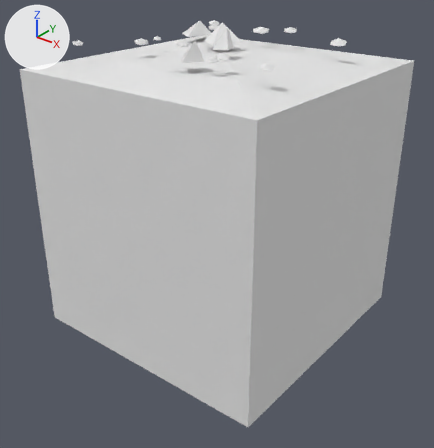
What one commit did to the FBX model Assets/Tiles/Rock/Scree Tile 4.fbx.
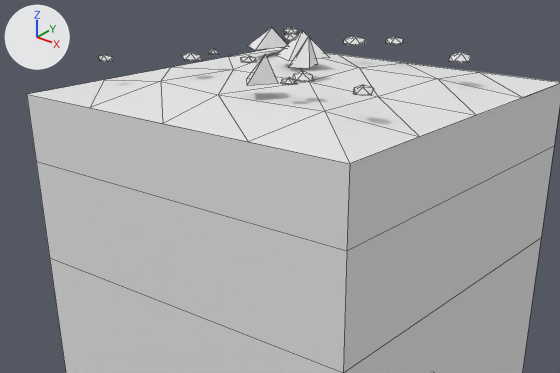
Old and new are each drawn whole from a 50 mm camera at (2.69, -3.43, 1.9) aimed at (0.05, -0.14, -0.14) and again close up on the part from 0% to 95% of the width and 0% to 61% of the height. The axes (+X, +Y, +Z) are drawn at upper left. The lights are the same throughout. The older version's two pictures come first. The close-ups show mesh edges as thin lines. Where no turn or scale is listed for an object, it has been applied to the vertices. Vertices at exactly the same position are counted once.

In view in the first close-up: 'Scree Tile 4'.
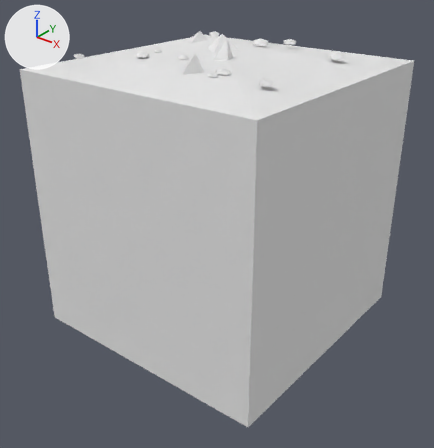
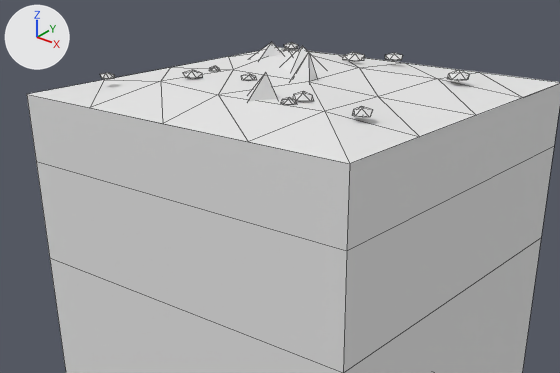
The change, as a diff of the scene's bpy script:
```diff
--- a/Assets/Tiles/Rock/Scree Tile 4.fbx.py
+++ b/Assets/Tiles/Rock/Scree Tile 4.fbx.py
@@ me_scree_tile_4 @@
 # used by ob_scree_tile_4; location = (0.0, 0.0, 0.0)
 # verts and faces of me_scree_tile_4; kept vertices keep their numbers, new ones are numbered from 201
-me_scree_tile_4.from_pydata(...)  # 201 vertices, 301 faces; spans x -1.0..1.0, y -1.0..1.0, z -1.0..1.32
+me_scree_tile_4.from_pydata(...)  # 201 vertices, 305 faces; spans x -1.0..1.0, y -1.0..1.0, z -1.0..1.24
+# me_scree_tile_4 part 1: the loose piece of 12 vertices spanning x -0.17..-0.04, y 0.55..0.67, z 1.19..1.23 is moved by (0.0, 0.0, -0.09)
+# me_scree_tile_4 part 2: the loose piece of 12 vertices spanning x 0.29..0.39, y -0.48..-0.39, z 1.19..1.23 is moved by (0.0, 0.0, -0.09)
+# me_scree_tile_4 part 3: the loose piece of 12 vertices spanning x 0.58..0.71, y 0.4..0.53, z 1.19..1.24 is moved by (0.0, 0.0, -0.09)
+# me_scree_tile_4 part 4: the loose piece of 12 vertices spanning x -0.85..-0.76, y -0.67..-0.6, z 1.19..1.22 is moved by (0.0, 0.0, -0.09)
+# me_scree_tile_4 part 5: the loose piece of 12 vertices spanning x -0.57..-0.49, y -0.14..-0.08, z 1.19..1.21 is moved by (0.0, 0.0, -0.09)
+# me_scree_tile_4 part 6: the loose piece of 12 vertices spanning x -0.57..-0.46, y 0.48..0.57, z 1.19..1.23 is moved by (0.0, 0.0, -0.09)
+# me_scree_tile_4 part 7: the loose piece of 12 vertices spanning x -0.51..-0.42, y -0.4..-0.29, z 1.19..1.23 is moved by (0.0, 0.0, -0.09)
+# me_scree_tile_4 part 8: the loose piece of 12 vertices spanning x -0.23..-0.15, y -0.26..-0.17, z 1.19..1.22 is moved by (0.0, 0.0, -0.09)
+# me_scree_tile_4 part 9: the loose piece of 12 vertices spanning x 0.0..0.12, y 0.73..0.82, z 1.19..1.23 is moved by (0.0, 0.0, -0.09)
+# me_scree_tile_4 part 10: the loose piece of 12 vertices spanning x 0.67..0.77, y -0.57..-0.46, z 1.19..1.23 is moved by (0.0, 0.0, -0.09)
+# me_scree_tile_4 part 11: the loose piece of 12 vertices spanning x -0.74..-0.63, y 0.7..0.78, z 1.19..1.23 is moved by (0.0, 0.0, -0.09)
+# me_scree_tile_4 part 12: the loose piece of 12 vertices spanning x 0.29..0.36, y -0.56..-0.49, z 1.19..1.21 is moved by (0.0, 0.0, -0.09)
+# me_scree_tile_4 part 13: the loose piece of 5 vertices spanning x -0.31..-0.02, y 0.05..0.32, z 1.17..1.3 is rebuilt with 5 vertices and now spans x -0.31..-0.02, y 0.05..0.32, z 1.09..1.22
+# me_scree_tile_4 part 14: the loose piece of 5 vertices spanning x -0.07..0.09, y -0.11..0.05, z 1.17..1.32 is rebuilt with 5 vertices and now spans x -0.07..0.09, y -0.11..0.05, z 1.09..1.24
+# me_scree_tile_4 part 15: the loose piece of 5 vertices spanning x 0.03..0.22, y -0.6..-0.38, z 1.17..1.3 is deleted
+# me_scree_tile_4 part 16: the loose piece of 5 vertices spanning x -0.66..-0.44, y 0.21..0.49, z 1.17..1.28 is deleted
+# me_scree_tile_4 part 17
+verts[201] = (0.17, -0.5, 1.22)  # pixel (265, 72)
+verts[202] = (0.13, -0.38, 1.09)
+verts[203] = (0.03, -0.48, 1.09)
+verts[204] = (0.22, -0.47, 1.09)
+verts[205] = (0.14, -0.6, 1.09)  # pixel (246, 103)
+faces += [(201, 202, 203), (201, 204, 202), (201, 205, 204), (201, 203, 205), (202, 204, 205, 203)]
+# me_scree_tile_4 part 18
+verts[206] = (-0.53, 0.37, 1.2)  # pixel (271, 41)
+verts[207] = (-0.63, 0.49, 1.09)
+verts[208] = (-0.66, 0.31, 1.09)  # pixel (247, 59)
+verts[209] = (-0.44, 0.42, 1.09)
+verts[210] = (-0.51, 0.21, 1.09)
+faces += [(206, 207, 208), (206, 209, 207), (206, 210, 209), (206, 208, 210), (207, 209, 210, 208)]
 me_scree_tile_4.materials.append(mat_tileworld_tiles)
```

Where the change shows, as pixel boxes (x1, y1, x2, y2) in the close-ups (560 x 373 px; the box of a moved part takes in the faces that stretch with it):
'Scree Tile 4', reshaped: before (27, 27, 560, 373); after (27, 42, 560, 373)
part 1 of me_scree_tile_4, moved or reshaped: before (343, 36, 365, 46); after (343, 52, 365, 62)
part 2 of me_scree_tile_4, moved or reshaped: before (293, 71, 314, 82); after (293, 91, 314, 102)
part 3 of me_scree_tile_4, moved or reshaped: before (449, 52, 471, 63); after (447, 70, 470, 81)
part 4 of me_scree_tile_4, moved or reshaped: before (98, 55, 113, 62); after (100, 73, 115, 80)
part 5 of me_scree_tile_4, moved or reshaped: before (208, 49, 219, 54); after (209, 66, 220, 71)
part 6 of me_scree_tile_4, moved or reshaped (mostly hidden afterwards): before (283, 33, 297, 41); after (285, 48, 297, 52)
part 7 of me_scree_tile_4, moved or reshaped: before (182, 52, 202, 61); after (183, 70, 203, 79)
part 8 of me_scree_tile_4, moved or reshaped: before (241, 56, 257, 63); after (241, 73, 257, 81)
part 9 of me_scree_tile_4, moved or reshaped: before (386, 37, 403, 45); after (385, 53, 403, 61)
part 10 of me_scree_tile_4, moved or reshaped: before (353, 85, 374, 96); after (353, 106, 373, 117)
part 11 of me_scree_tile_4, moved or reshaped: before (284, 27, 298, 34); after (284, 42, 298, 49)
part 12 of me_scree_tile_4, moved or reshaped: before (281, 77, 297, 85); after (281, 97, 297, 105)
part 13 of me_scree_tile_4, rebuilt: before (277, 31, 330, 61); after (282, 46, 325, 71)
part 14 of me_scree_tile_4, rebuilt (7% narrower, 6% shorter): before (289, 36, 318, 68); after (290, 52, 317, 82)
part 15 of me_scree_tile_4, deleted: before (246, 54, 278, 86)
part 16 of me_scree_tile_4, deleted: before (248, 28, 287, 50)
part 17 of me_scree_tile_4, added: after (248, 72, 277, 102)
part 18 of me_scree_tile_4, added: after (249, 42, 283, 59)
